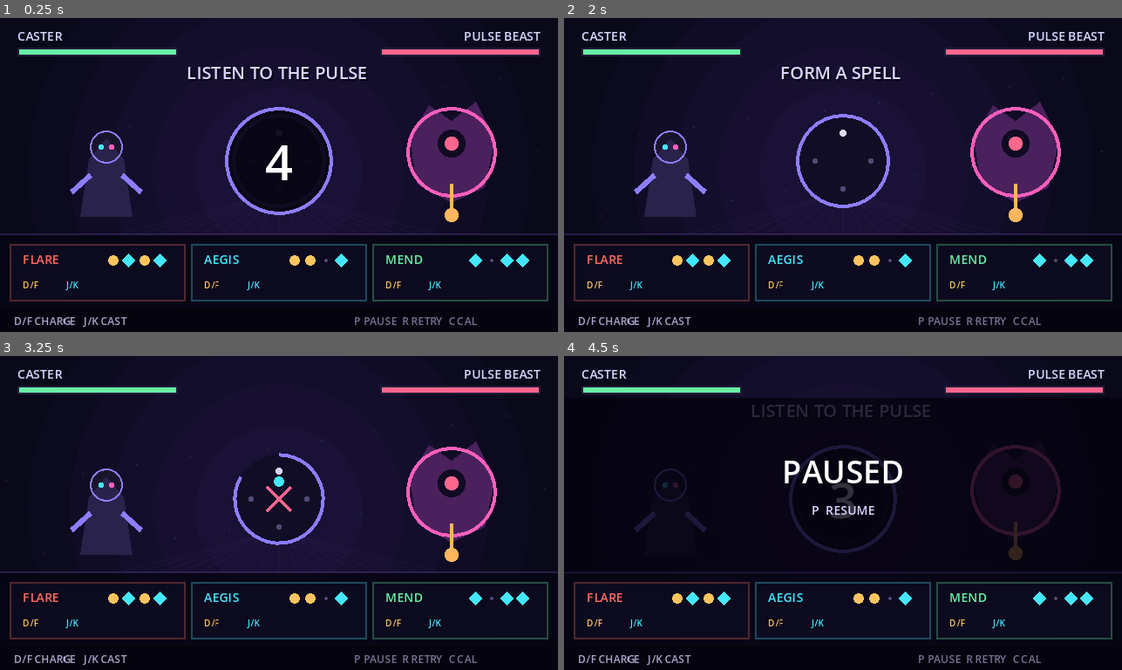
Above: before the commit, frames 1-4 (two rows, left to right).
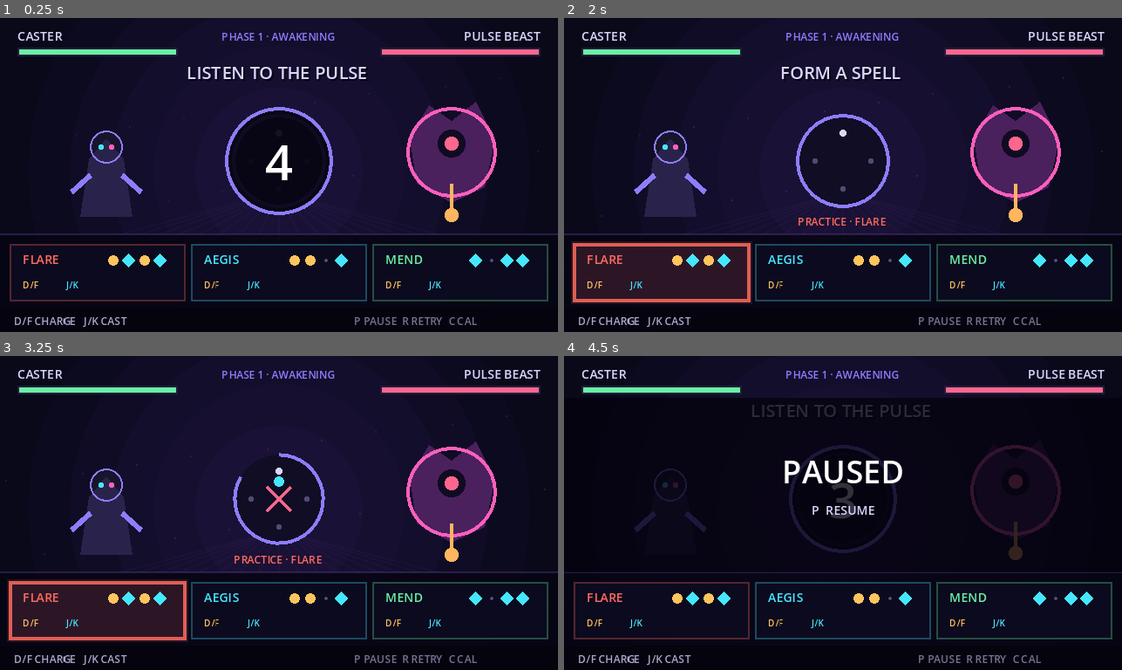
Above: after the commit, the same moments.

Repository: fatjiao/beatspell-game
Game: Godot game, scene res://scenes/beatspell/beatspell_battle.tscn
Same seed, same stepped clock (60 frames per second), same inputs: the game is played once before the commit and once after it. Sound files missing from this copy of the repository are replaced by a short silence.
Inputs:
- Up to frame 1 (0.25 s): no input
- Up to frame 2 (2 s): tap Enter (ui_accept) at 0.5, 0.77, 1.25, 1.52 s; hold J (battle_cast) 0.53-1.28 s; tap D (battle_charge) at 1.35 s
- Up to frame 3 (3.25 s): tap F (instrument_bass) at 2.1 s; tap K (instrument_lead) at 2.85 s; tap Enter (ui_accept) at 3.02 s
- Up to frame 4 (4.5 s): tap R at 3.6 s; tap Enter (ui_accept) at 3.77 s; tap P at 4.35 s

The runs differ from the first frame. In frame 1, 0.3% of the frame differs, in the area x 39-60%, y 4-8%; in frame 2, 6.6%, in the area x 1-60%, y 4-92%; in frame 3, 6.6%; in frame 4, 0.3%.

Commit message:
feat: add guided boss battle progression

Diff:
--- /dev/null
+++ b/scripts/beatspell/battle_director.gd
@@ -0,0 +1,36 @@
+extends RefCounted
+
+
+func tutorial_skill(bar_index: int) -> String:
+	if bar_index < 0 or bar_index >= 6:
+		return ""
+	return ["fireball", "shield", "heal"][bar_index / 2]
+
+
+func phase_for_health(boss_hp: int, max_boss_hp: int) -> int:
+	if boss_hp * 3 > max_boss_hp * 2:
+		return 1
+	if boss_hp * 3 > max_boss_hp:
+		return 2
+	return 3
+
+
+func phase_name(phase: int) -> String:
+	return {1: "AWAKENING", 2: "FRACTURE", 3: "OVERDRIVE"}.get(phase, "AWAKENING")
+
+
+func is_attack_bar(bar_index: int, phase: int) -> bool:
+	if bar_index < 6:
+		return false
+	match phase:
+		1:
+			return (bar_index + 1) % 4 == 0
+		2:
+			return (bar_index + 1) % 3 == 0
+		3:
+			return (bar_index + 1) % 2 == 0
+	return false
+
+
+func attack_damage(phase: int) -> int:
+	return 1 if phase <= 1 else 2
--- a/scripts/beatspell/beatspell_battle.gd
+++ b/scripts/beatspell/beatspell_battle.gd
@@ -2,6 +2,7 @@
 
 const SpellMatcherScript = preload("res://scripts/beatspell/spell_matcher.gd")
 const BattleModelScript = preload("res://scripts/beatspell/battle_model.gd")
+const BattleDirectorScript = preload("res://scripts/beatspell/battle_director.gd")
 const SettingsStore = preload("res://scripts/settings/settings_store.gd")
 
 const BPM := 120.0
@@ -24,6 +25,7 @@
 
 var _matcher = SpellMatcherScript.new()
 var _battle = BattleModelScript.new()
+var _director = BattleDirectorScript.new()
 var _music_players: Dictionary = {}
 var _sfx_players: Dictionary = {}
 var _audio_ready := false
@@ -32,6 +34,7 @@
 var _song_time_ms := -2000
 var _music_started := false
 var _bar_index := -1
+var _active_phase := 1
 var _phrase_inputs: Array = []
 var _phrase_broken := false
 var _feedback := "LISTEN TO THE PULSE"
@@ -112,6 +115,7 @@
 	_song_time_ms = -2000
 	_music_started = false
 	_bar_index = -1
+	_active_phase = 1
 	_phrase_inputs.clear()
 	_phrase_broken = false
 	_feedback = "LISTEN TO THE PULSE"
@@ -148,7 +152,13 @@
 		return
 	if _bar_index >= 0:
 		_resolve_bar(_bar_index)
+		if _finished:
+			return
 	_bar_index = new_bar
+	var next_phase: int = _director.phase_for_health(_battle.boss_hp, _battle.MAX_BOSS_HP)
+	if next_phase != _active_phase:
+		_active_phase = next_phase
+		_show_feedback("PHASE %d · %s" % [_active_phase, _director.phase_name(_active_phase)], Color("ff9a6b"), 1050)
 	_phrase_inputs.clear()
 	_phrase_broken = false
 
@@ -220,7 +230,7 @@
 
 
 func _resolve_boss_attack() -> void:
-	var result: Dictionary = _battle.boss_attack(2)
+	var result: Dictionary = _battle.boss_attack(_director.attack_damage(_active_phase))
 	_boss_attack_until = Time.get_ticks_msec() + 520
 	if result.blocked:
 		_shield_flash_until = Time.get_ticks_msec() + 620
@@ -234,7 +244,7 @@
 
 
 func _is_attack_bar(bar: int) -> bool:
-	return bar >= 3 and (bar + 1) % 4 == 0
+	return _director.is_attack_bar(bar, _active_phase)
 
 
 func _show_feedback(text: String, color: Color, duration_ms: int) -> void:
@@ -360,6 +370,7 @@
 	_draw_health()
 	_draw_player()
 	_draw_boss()
+	_draw_spell_effects()
 	_draw_beat_ring()
 	_draw_spell_cards()
 	_draw_feedback()
@@ -407,6 +418,9 @@
 	draw_rect(Rect2(219, 18, 90.0 * float(_battle.boss_hp) / float(_battle.MAX_BOSS_HP), 3), Color("ff668e"))
 	if _battle.shield_active:
 		draw_string(font, Vector2(109, 20), "AEGIS READY", HORIZONTAL_ALIGNMENT_CENTER, 102, 6, Color("45e6ff"))
+	else:
+		var phase_color := Color("8d7dff") if _active_phase == 1 else Color("ff9a6b") if _active_phase == 2 else Color("ff4f70")
+		draw_string(font, Vector2(109, 13), "PHASE %d · %s" % [_active_phase, _director.phase_name(_active_phase)], HORIZONTAL_ALIGNMENT_CENTER, 102, 6, phase_color)
 
 
 func _draw_player() -> void:
@@ -423,6 +437,10 @@
 	if _battle.shield_active or now < _shield_flash_until:
 		draw_arc(center, 29.0, -2.2, 2.2, 32, Color("45e6ff"), 2.0)
 		draw_arc(center, 25.0, -2.2, 2.2, 32, Color(0.27, 0.90, 1.0, 0.25), 1.0)
+		for rune_index in 3:
+			var rune_angle := float(now) / 340.0 + float(rune_index) * TAU / 3.0
+			var rune_position := center + Vector2(cos(rune_angle), sin(rune_angle)) * 27.0
+			draw_circle(rune_position, 2.0, Color("b9f7ff"))
 	draw_circle(center + Vector2(0, -13), 9.0, Color("17152c"))
 	draw_colored_polygon(PackedVector2Array([
 		center + Vector2(-15, 27), center + Vector2(-10, -6), center + Vector2(0, -18),
@@ -449,7 +467,8 @@
 		var attack_progress := fmod(float(maxi(0, _song_time_ms)), float(BAR_MS)) / float(BAR_MS)
 		draw_circle(center, 39.0 + attack_progress * 8.0, Color(1.0, 0.18, 0.35, 0.06 + attack_progress * 0.12))
 		draw_arc(center, 35.0, -PI / 2.0, -PI / 2.0 + TAU * attack_progress, 40, Color("ff4f70"), 2.0)
-	var body_color := Color("4a215d") if now >= _boss_hit_until else Color("ff6b5e")
+	var phase_colors := [Color("4a215d"), Color("692851"), Color("7d203f")]
+	var body_color: Color = phase_colors[_active_phase - 1] if now >= _boss_hit_until else Color("ff6b5e")
 	draw_colored_polygon(PackedVector2Array([
 		center + Vector2(-24, -8), center + Vector2(-13, -27), center + Vector2(0, -18),
 		center + Vector2(14, -29), center + Vector2(25, -7), center + Vector2(19, 20),
@@ -463,6 +482,39 @@
 	if warning:
 		var font := ThemeDB.fallback_font
 		draw_string(font, Vector2(220, 119), "STRIKE INCOMING", HORIZONTAL_ALIGNMENT_CENTER, 78, 6, Color("ff668e"))
+
+
+func _draw_spell_effects() -> void:
+	var now := Time.get_ticks_msec()
+	if now < _skill_flash_until:
+		var progress := clampf(1.0 - float(_skill_flash_until - now) / 620.0, 0.0, 1.0)
+		match _last_skill:
+			"fireball":
+				var eased := 1.0 - pow(1.0 - progress, 2.0)
+				var start := Vector2(82, 87)
+				var target := Vector2(234, 77)
+				var projectile := start.lerp(target, eased)
+				for trail_index in 4:
+					var trail_position := projectile.lerp(start, 0.05 + float(trail_index) * 0.055)
+					var trail_color := Color("ff6b5e")
+					trail_color.a = 0.34 - float(trail_index) * 0.065
+					draw_circle(trail_position, 7.0 - float(trail_index), trail_color)
+				draw_circle(projectile, 8.0, Color(1.0, 0.25, 0.18, 0.16))
+				draw_circle(projectile, 4.0, Color("ffc45e"))
+			"heal":
+				for particle_index in 7:
+					var phase := fmod(progress + float(particle_index) * 0.17, 1.0)
+					var particle_position := Vector2(61 + sin(float(particle_index) * 2.3) * 18.0, 108 - phase * 54.0)
+					var particle_color := Color("69f0a5")
+					particle_color.a = sin(phase * PI) * 0.75
+					draw_circle(particle_position, 2.0 + phase, particle_color)
+	if now < _boss_attack_until:
+		var strike_progress := clampf(1.0 - float(_boss_attack_until - now) / 520.0, 0.0, 1.0)
+		var strike_head := Vector2(238, 74).lerp(Vector2(84, 91), strike_progress)
+		var strike_color := Color("45e6ff") if now < _shield_flash_until else Color("ff4f70")
+		strike_color.a = 0.78 * (1.0 - strike_progress * 0.55)
+		draw_line(Vector2(238, 74), strike_head, strike_color, 3.0)
+		draw_circle(strike_head, 5.0, Color(strike_color, 0.22))
 
 
 func _draw_beat_ring() -> void:
@@ -497,9 +549,12 @@
 		var skill: String = cards[card_index]
 		var card_rect := Rect2(6 + card_index * 104, 130, 100, 32)
 		var active := _last_skill == skill and Time.get_ticks_msec() < _skill_flash_until
+		var teaching := _director.tutorial_skill(_bar_index) == skill and not _finished
 		var color: Color = SKILL_COLORS[skill]
 		draw_rect(card_rect, Color(0.05, 0.04, 0.12, 0.94))
-		draw_rect(card_rect, Color(color, 0.85 if active else 0.30), false, 1.0)
+		if teaching:
+			draw_rect(card_rect.grow(2.0), Color(color, 0.13), true)
+		draw_rect(card_rect, Color(color, 0.85 if active or teaching else 0.30), false, 2.0 if teaching else 1.0)
 		draw_string(font, card_rect.position + Vector2(7, 11), SKILL_NAMES[skill], HORIZONTAL_ALIGNMENT_LEFT, 45, 7, color)
 		var pattern: Array = _matcher.pattern_for(skill)
 		for slot_index in 4:
@@ -516,6 +571,9 @@
 				draw_circle(symbol_position, 1.0, Color("514a72"))
 		draw_string(font, card_rect.position + Vector2(7, 25), "D/F", HORIZONTAL_ALIGNMENT_LEFT, 25, 5, Color("ffc45e"))
 		draw_string(font, card_rect.position + Vector2(32, 25), "J/K", HORIZONTAL_ALIGNMENT_LEFT, 25, 5, Color("45e6ff"))
+	var tutorial_skill: String = _director.tutorial_skill(_bar_index)
+	if not tutorial_skill.is_empty() and not _finished:
+		draw_string(font, Vector2(111, 119), "PRACTICE · %s" % SKILL_NAMES[tutorial_skill], HORIZONTAL_ALIGNMENT_CENTER, 98, 6, SKILL_COLORS[tutorial_skill])
 
 
 func _draw_feedback() -> void:
--- a/tests/capture_beatspell_preview.gd
+++ b/tests/capture_beatspell_preview.gd
@@ -13,6 +13,8 @@
 	stage.set_process(false)
 	stage.set("_song_time_ms", 1050)
 	stage.set("_bar_index", 0)
+	stage.set("_last_skill", "fireball")
+	stage.set("_skill_flash_until", Time.get_ticks_msec() + 420)
 	stage.set("_phrase_inputs", [
 		{"slot": 0, "action": "charge", "grade": "perfect", "offset_ms": 8},
 		{"slot": 1, "action": "cast", "grade": "perfect", "offset_ms": -11},
@@ -24,8 +26,12 @@
 		quit(1)
 		return
 
-	stage.set("_song_time_ms", 6500)
-	stage.set("_bar_index", 3)
+	stage.set("_song_time_ms", 17_000)
+	stage.set("_bar_index", 8)
+	stage.set("_active_phase", 2)
+	stage.get("_battle").boss_hp = 20
+	stage.set("_last_skill", "")
+	stage.set("_skill_flash_until", 0)
 	stage.set("_phrase_inputs", [
 		{"slot": 0, "action": "charge", "grade": "perfect", "offset_ms": 4},
 		{"slot": 1, "action": "charge", "grade": "perfect", "offset_ms": 19},
@@ -41,6 +47,7 @@
 	stage.set("_result_text", "BEAST DISPELLED")
 	stage.set("_feedback_color", Color("69f0a5"))
 	stage.get("_battle").boss_hp = 0
+	stage.set("_active_phase", 3)
 	stage.queue_redraw()
 	await process_frame
 	await process_frame
--- a/tests/run_tests.gd
+++ b/tests/run_tests.gd
@@ -13,6 +13,7 @@
 		{"name": "flowing_staff", "script": preload("res://tests/test_flowing_staff.gd")},
 		{"name": "spell_matcher", "script": preload("res://tests/test_spell_matcher.gd")},
 		{"name": "battle_model", "script": preload("res://tests/test_battle_model.gd")},
+		{"name": "battle_director", "script": preload("res://tests/test_battle_director.gd")},
 	]
 	var failure_count := 0
 	for suite in suites:
--- /dev/null
+++ b/tests/test_battle_director.gd
@@ -0,0 +1,43 @@
+extends RefCounted
+
+const BattleDirectorScript = preload("res://scripts/beatspell/battle_director.gd")
+
+
+func run() -> Array:
+	var failures: Array = []
+	var director = BattleDirectorScript.new()
+	_expect_equal(failures, director.tutorial_skill(0), "fireball", "bars 0-1 teach FLARE")
+	_expect_equal(failures, director.tutorial_skill(1), "fireball", "bar 1 still teaches FLARE")
+	_expect_equal(failures, director.tutorial_skill(2), "shield", "bars 2-3 teach AEGIS")
+	_expect_equal(failures, director.tutorial_skill(4), "heal", "bars 4-5 teach MEND")
+	_expect_equal(failures, director.tutorial_skill(6), "", "tutorial ends after bar 5")
+
+	_expect_equal(failures, director.phase_for_health(36, 36), 1, "high health is phase one")
+	_expect_equal(failures, director.phase_for_health(24, 36), 2, "two-thirds health begins phase two")
+	_expect_equal(failures, director.phase_for_health(12, 36), 3, "one-third health begins phase three")
+	_expect_equal(failures, director.phase_name(3), "OVERDRIVE", "phase three has a readable name")
+
+	_expect_false(failures, director.is_attack_bar(3, 1), "tutorial bars stay safe")
+	_expect_true(failures, director.is_attack_bar(7, 1), "phase one attacks every fourth bar")
+	_expect_false(failures, director.is_attack_bar(8, 1), "phase one rests after attacking")
+	_expect_true(failures, director.is_attack_bar(8, 2), "phase two attacks every third bar")
+	_expect_true(failures, director.is_attack_bar(7, 3), "phase three attacks every other bar")
+	_expect_equal(failures, director.attack_damage(1), 1, "phase one attack is forgiving")
+	_expect_equal(failures, director.attack_damage(2), 2, "phase two attack is dangerous")
+	_expect_equal(failures, director.attack_damage(3), 2, "phase three stays survivable")
+	return failures
+
+
+func _expect_equal(failures: Array, actual, expected, message: String) -> void:
+	if actual != expected:
+		failures.append("%s: expected %s, got %s" % [message, expected, actual])
+
+
+func _expect_true(failures: Array, actual: bool, message: String) -> void:
+	if not actual:
+		failures.append("%s: expected true" % message)
+
+
+func _expect_false(failures: Array, actual: bool, message: String) -> void:
+	if actual:
+		failures.append("%s: expected false" % message)
Not shown, added: docs/plans/2026-11-05-beatspell-progression-implementation.md
